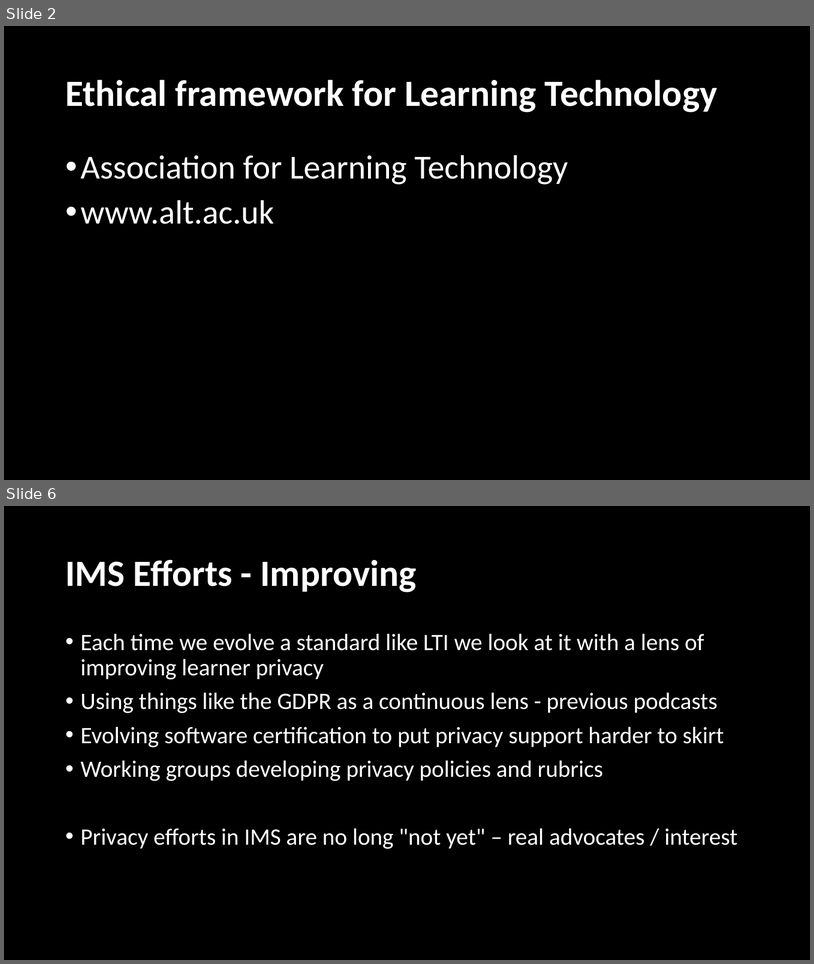
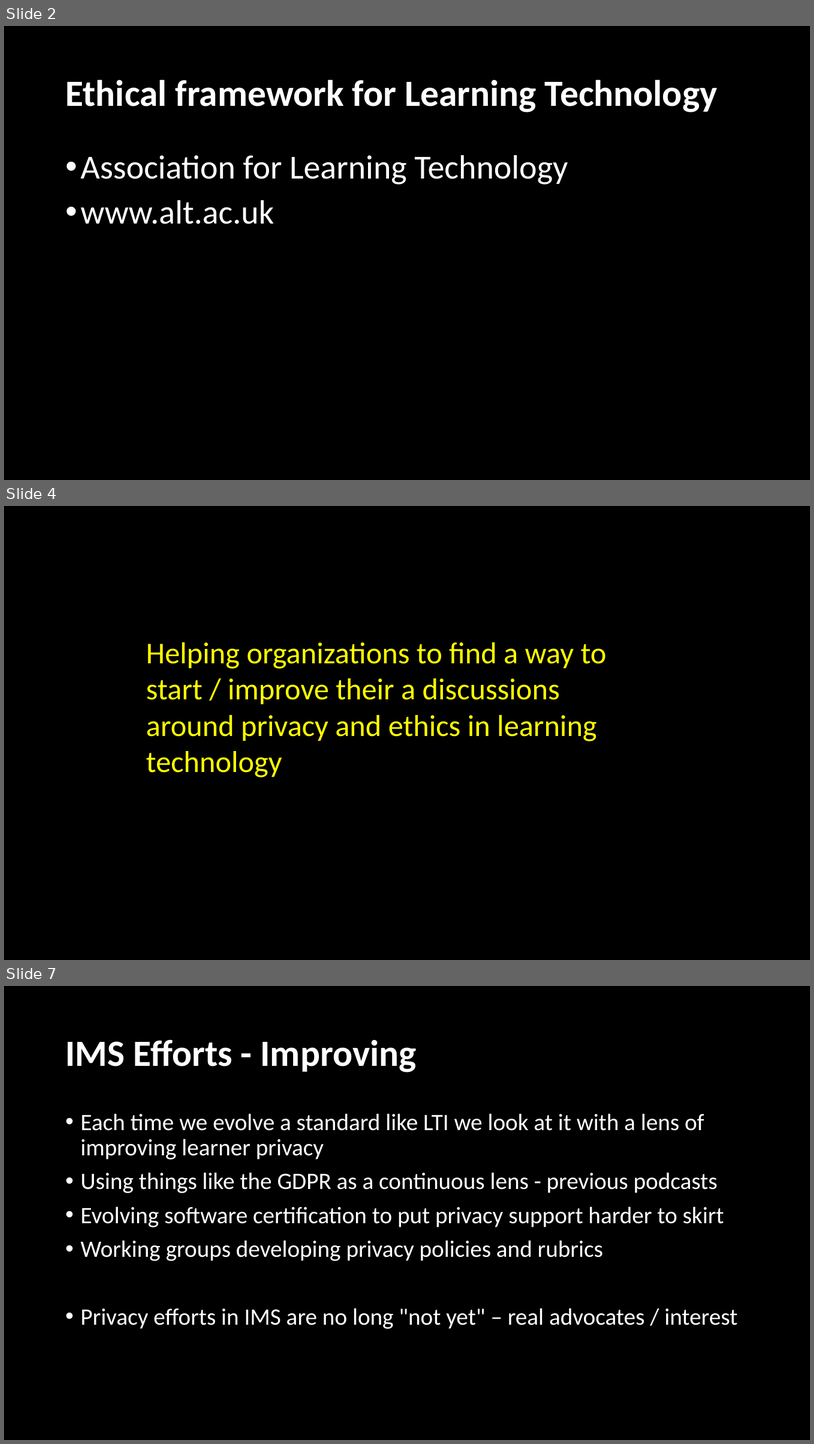
Before and after one commit to LearnerPrivacy/hugo-site, a slide deck: static/lectures/006-ALTEthics.pptx. Shown one above the other, each under a label of ours: slides 2 and 6 before the commit, slides 2, 4 and 7 after it; the slides between them are not shown. The pictures are 814x964 and 814x1444 pixels, drawn with LibreOffice and Linux fonts; fonts in the diff are those of the drawing; background and template pictures are left out. Boxes give left, top, right and bottom in pixels: in the first picture for what was removed or moved away, otherwise in the second. Text is boxed around its words. In the diff, an @@ line names an element or a change of style, - is before the commit and + after.

```diff
--- a/static/lectures/006-ALTEthics.pptx
+++ b/static/lectures/006-ALTEthics.pptx
@@ slide 4 added at [4,506,810,960], background #000000 @@
@@ text added at [146,642,607,777], 36 pt, text #FFFF00 @@
+Helping organizations to find a way to start / improve their a discussions around privacy and ethics in learning technology
@@ what was slide 6 is now slide 7 @@
```
Also in this commit, not shown: 4 slides changed, 1 slide removed.
